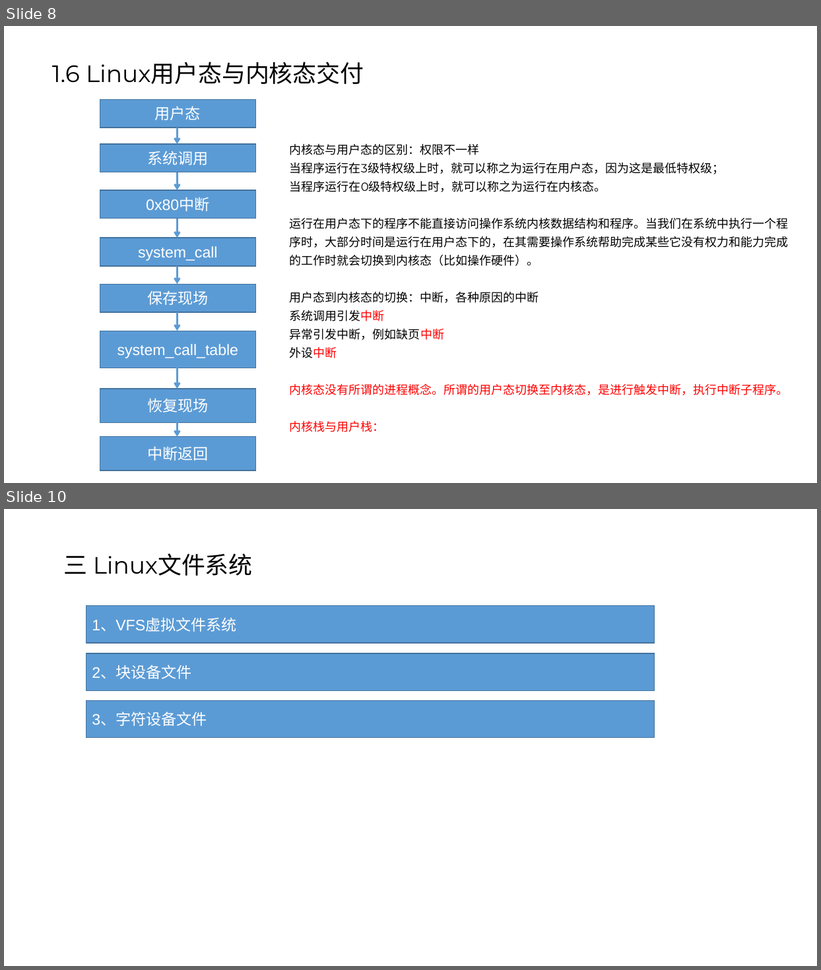
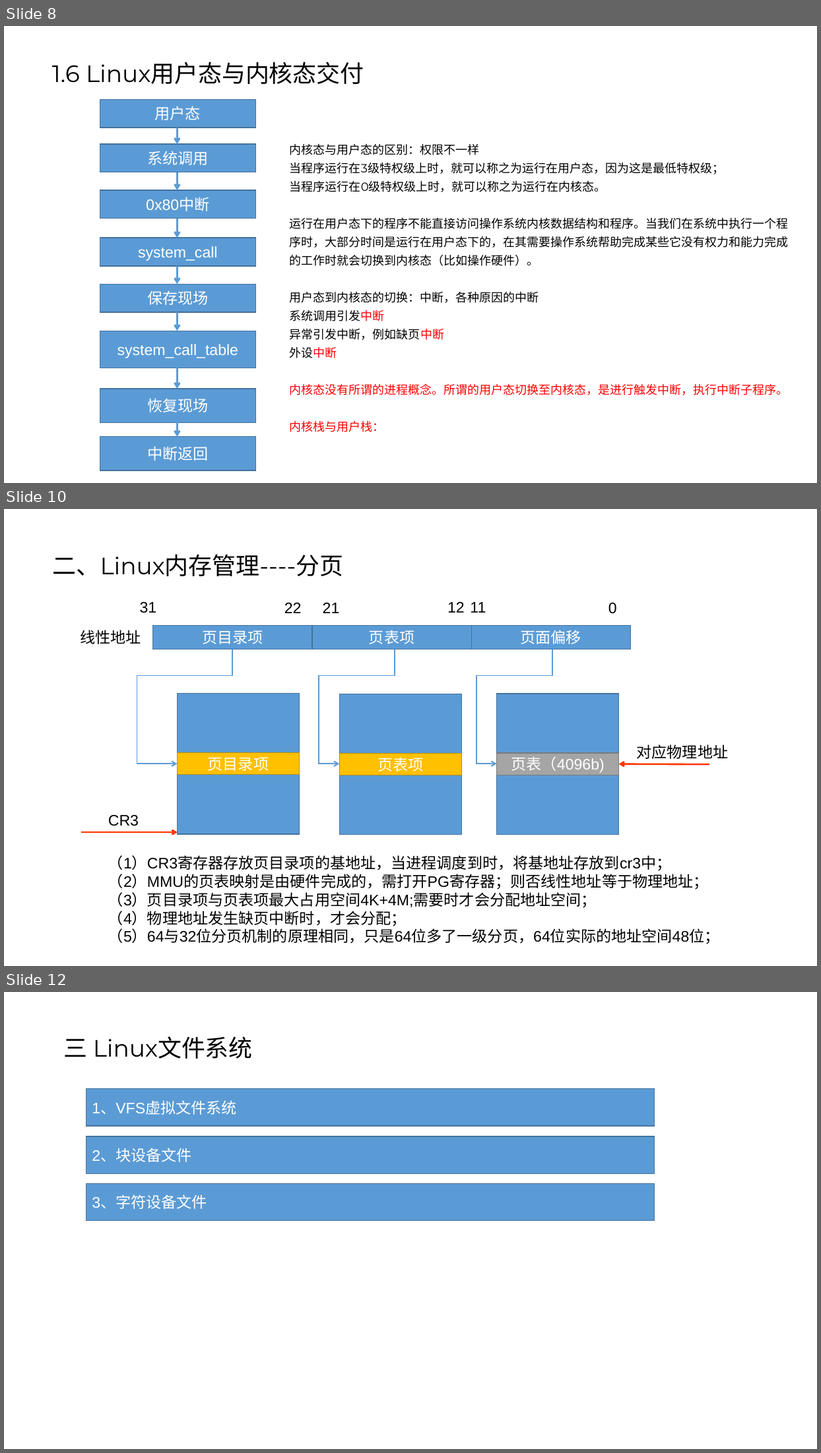
Before and after one commit to Abiggg/Note, a slide deck: note_of_linux/linux.pptx. Shown one above the other, each under a label of ours: slides 8 and 10 before the commit, slides 8, 10 and 12 after it; the slides between them are not shown. The pictures are 821x970 and 821x1453 pixels, drawn with LibreOffice and Linux fonts; fonts in the diff are those of the drawing. Boxes give left, top, right and bottom in pixels: in the first picture for what was removed or moved away, otherwise in the second. Text is boxed around its words. In the diff, an @@ line names an element or a change of style, - is before the commit and + after.

```diff
--- a/note_of_linux/linux.pptx
+++ b/note_of_linux/linux.pptx
@@ slide 10 added at bbox=[4, 509, 817, 966], background #FFFFFF @@
@@ title added at bbox=[53, 554, 343, 576], 28 pt, text #000000 @@
+二、Linux内存管理----分页
@@ text added at bbox=[140, 602, 157, 613], 18 pt, text #000000 @@
+31
@@ text added at bbox=[284, 603, 302, 613], 18 pt, text #000000 @@
+22
@@ text added at bbox=[323, 603, 340, 613], 18 pt, text #000000 @@
+21
@@ text added at bbox=[448, 602, 465, 613], 18 pt, text #000000 @@
+12
@@ text added at bbox=[470, 602, 486, 613], 18 pt, text #000000 @@
+11
@@ text added at bbox=[609, 603, 617, 614], 18 pt, text #000000 @@
+0
@@ rectangle added at bbox=[153, 626, 312, 650], fill #5B9BD5, outline #43739E 1 pt, 18 pt, text #FFFFFF @@
+页目录项
@@ rectangle added at bbox=[312, 626, 471, 650], fill #5B9BD5, outline #43739E 1 pt, 18 pt, text #FFFFFF @@
+页表项
@@ rectangle added at bbox=[472, 626, 631, 650], fill #5B9BD5, outline #43739E 1 pt, 18 pt, text #FFFFFF @@
+页面偏移
@@ text added at bbox=[80, 630, 141, 644], 18 pt, text #000000 @@
+线性地址
@@ elbow arrow added from (233, 650) to (177, 764), #5B9BD5 1.5 pt @@
@@ elbow arrow added from (395, 650) to (339, 764), #5B9BD5 1.5 pt @@
@@ elbow arrow added from (552, 650) to (497, 764), #5B9BD5 1.5 pt @@
@@ rectangle added at bbox=[177, 694, 299, 835], fill #5B9BD5, outline #43739E 1 pt @@
@@ rectangle added at bbox=[339, 694, 461, 835], fill #5B9BD5, outline #43739E 1 pt @@
@@ rectangle added at bbox=[497, 694, 619, 835], fill #5B9BD5, outline #43739E 1 pt @@
@@ text added at bbox=[637, 745, 729, 759], 18 pt, text #000000 @@
+对应物理地址
@@ rectangle added at bbox=[177, 753, 299, 775], fill #FFC000, outline #BD8E00 1 pt, 18 pt, text #FFFFFF @@
+页目录项
@@ rectangle added at bbox=[339, 754, 461, 776], fill #FFC000, outline #BD8E00 1 pt, 18 pt, text #FFFFFF @@
+页表项
@@ rectangle added at bbox=[497, 754, 619, 776], fill #A5A5A5, outline #7A7A7A 1 pt, 18 pt, text #FFFFFF @@
+页表（4096b)
@@ arrow added from (710, 764) to (619, 764), #FF3300 2 pt @@
@@ text added at bbox=[108, 815, 139, 826], 18 pt, text #000000 @@
+CR3
@@ arrow added from (81, 832) to (177, 832), #FF3300 2 pt @@
@@ text added at bbox=[108, 855, 720, 945], 18 pt, text #000000 @@
+（1）CR3寄存器存放页目录项的基地址，当进程调度到时，将基地址存放到cr3中；
+（2）MMU的页表映射是由硬件完成的，需打开PG寄存器；则否线性地址等于物理地址；
+（3）页目录项与页表项最大占用空间4K+4M;需要时才会分配地址空间；
+（4）物理地址发生缺页中断时，才会分配；
+（5）64与32位分页机制的原理相同，只是64位多了一级分页，64位实际的地址空间48位；
@@ what was slide 10 is now slide 12 @@
```
Also in this commit, not shown: 2 slides changed, 4 other slides added, 2 slides removed, 1 other file.
